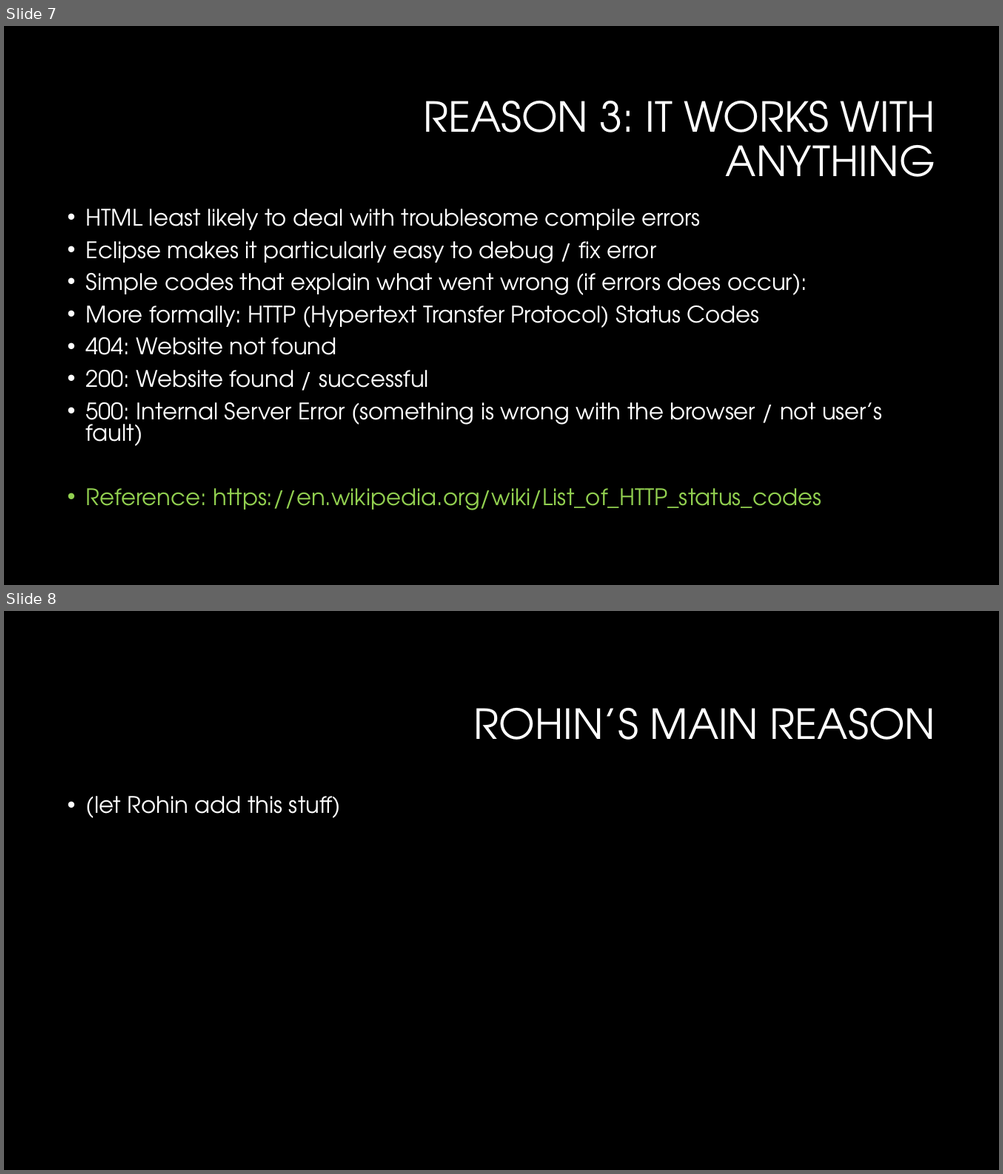
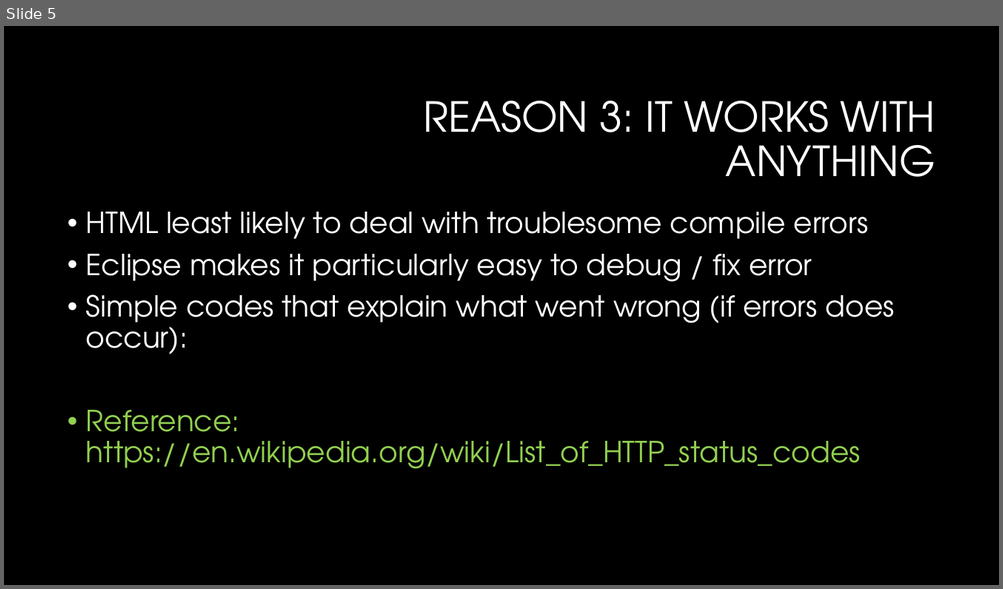
Before and after one commit to jasonlu6/UROP-Spring-Framework-, a slide deck: meeting2-jason.pptx. Shown one above the other, each under a label of ours: slides 7 and 8 before the commit, slide 5 after it. The pictures are 1003x1174 and 1003x589 pixels, drawn with LibreOffice and Linux fonts; fonts in the diff are those of the drawing; background and template pictures are left out. Boxes give left, top, right and bottom in pixels: in the first picture for what was removed or moved away, otherwise in the second. Text is boxed around its words. In the diff, an @@ line names an element or a change of style, - is before the commit and + after.

```diff
--- a/meeting2-jason.pptx
+++ b/meeting2-jason.pptx
@@ slide 8 removed at (x1=4, y1=611, x2=999, y2=1170), background #000000 @@
@@ title removed at (x1=474, y1=708, x2=935, y2=740) @@
-ROHIN’S MAIN REASON
@@ text removed at (x1=86, y1=796, x2=341, y2=818) @@
-• (let Rohin add this stuff)
@@ what was slide 7 is now slide 5 @@
@@ slide 5 changed as well @@
@@ text "HTML least likely to deal ..." at (x1=86, y1=212, x2=894, y2=469): size 22 to 28 pt; line spacing 0.8 to 0.9 @@
@@ text at (x1=86, y1=306, x2=882, y2=446): paragraphs removed @@
-• More formally: HTTP (Hypertext Transfer Protocol) Status Codes
-• 404: Website not found
-• 200: Website found / successful
-• 500: Internal Server Error (something is wrong with the browser / not user’s fault)
```
Also in this commit, not shown: 6 other slides changed, 3 slides added, 1 other slide removed, 1 other file.
